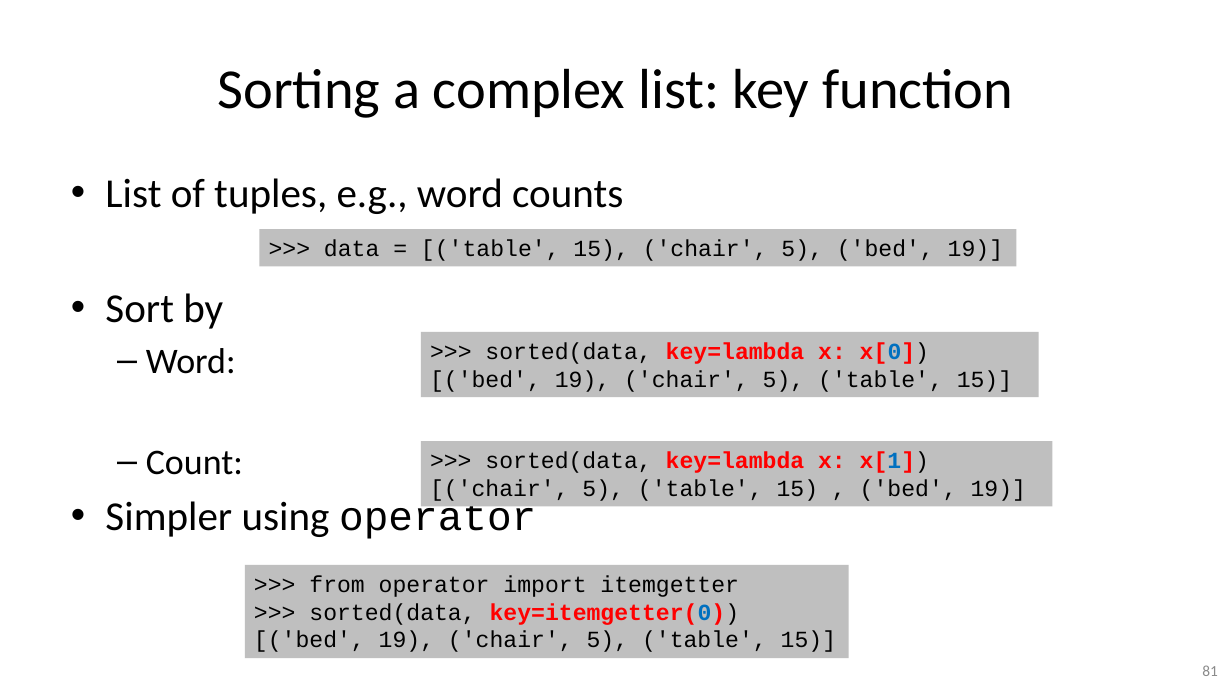
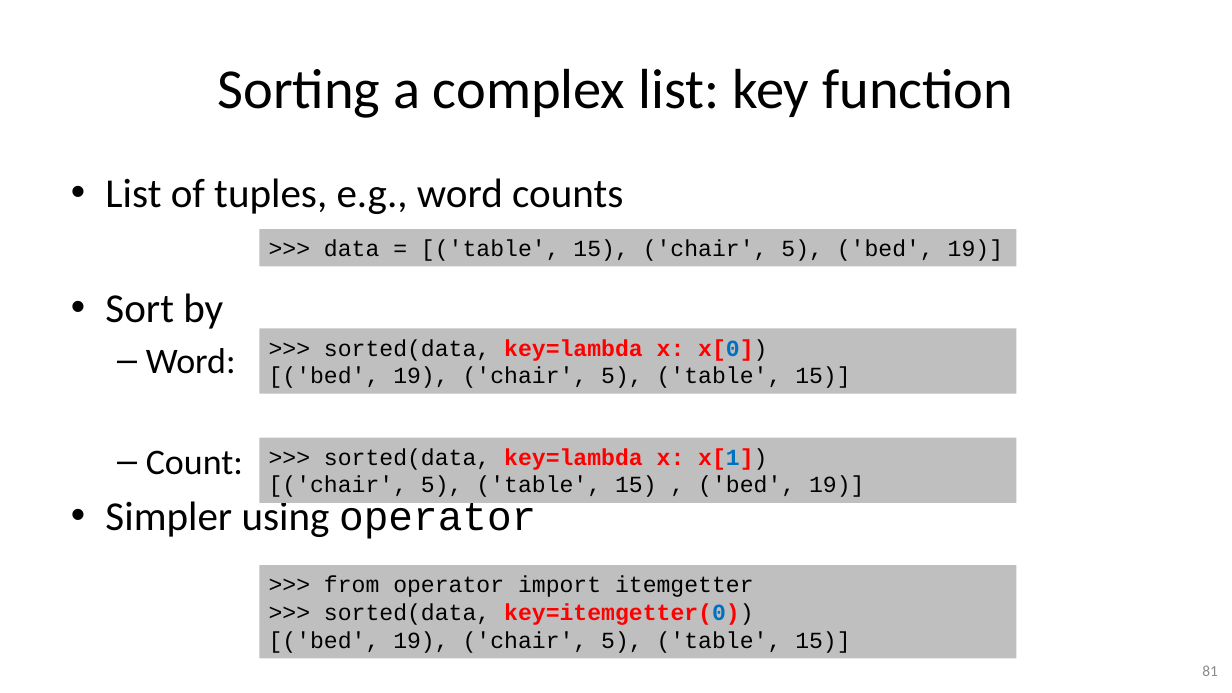
Before and after one commit to gjbex/Python-software-engineering, a slide deck: slide 81 of python_software_engineering.pptx. Drawn at 1232x693 pixels with LibreOffice and Linux fonts; fonts in the diff are those of the drawing. Boxes give left, top, right and bottom in pixels: in the first picture for what was removed or moved away, otherwise in the second. Text is boxed around its words. In the diff, an @@ line names an element or a change of style, - is before the commit and + after.

```diff
--- a/python_software_engineering.pptx
+++ b/python_software_engineering.pptx
@@ rectangle ">>> sorted(data, key=lambda x: x[0])": place and size @@
-rectangle ">>> sorted(data, key=lambda x: x[0])" at [421, 332, 1039, 397]
+rectangle ">>> sorted(data, key=lambda x: x[0])" at [260, 328, 1017, 394]
@@ rectangle ">>> sorted(data, key=lambda x: x[1])": place and size @@
-rectangle ">>> sorted(data, key=lambda x: x[1])" at [421, 441, 1054, 506]
+rectangle ">>> sorted(data, key=lambda x: x[1])" at [260, 438, 1017, 504]
@@ rectangle ">>> from operator import itemgetter": place and size @@
-rectangle ">>> from operator import itemgetter" at [245, 565, 848, 658]
+rectangle ">>> from operator import itemgetter" at [260, 566, 1017, 659]
```
Also in this commit, not shown: 6 other slides changed.
